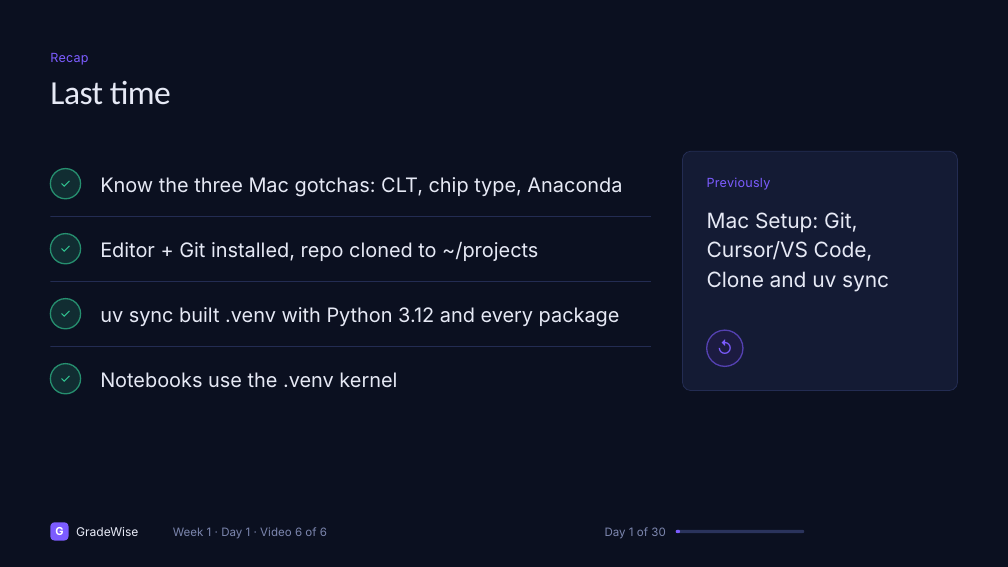
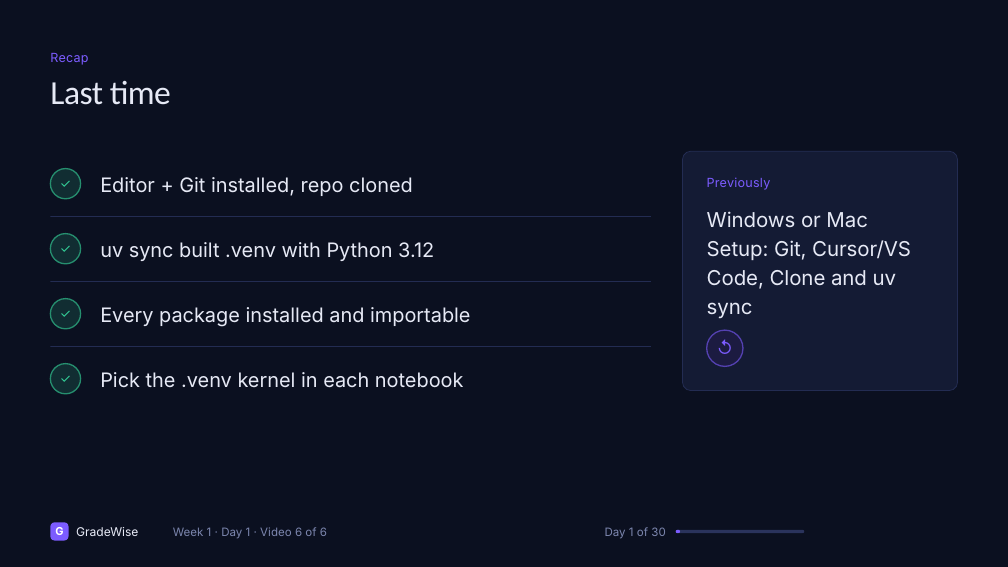
Before and after one commit to jainakshat15/agentic-rag-gradewise, a slide deck: slide 83 of slides/source/week_1.pptx (slide 81 before the commit). Drawn at 1008x567 pixels with LibreOffice and Linux fonts; fonts in the diff are those of the drawing. Boxes give left, top, right and bottom in pixels: in the first picture for what was removed or moved away, otherwise in the second. Text is boxed around its words. In the diff, an @@ line names an element or a change of style, - is before the commit and + after.

```diff
--- a/slides/source/week_1.pptx
+++ b/slides/source/week_1.pptx
@@ text at (x1=100, y1=177, x2=413, y2=196): text changed @@
-Know the three Mac gotchas: CLT, chip type, Anaconda
+Editor + Git installed, repo cloned
@@ text at (x1=707, y1=211, x2=911, y2=319): text changed; size 20 to 19.5 pt @@
-Mac Setup: Git, Cursor/VS Code, Clone and uv sync
+Windows or Mac Setup: Git, Cursor/VS Code, Clone and uv sync
@@ text at (x1=100, y1=242, x2=434, y2=261): text changed @@
-Editor + Git installed, repo cloned to ~/projects
+uv sync built .venv with Python 3.12
@@ text at (x1=100, y1=307, x2=471, y2=327): text changed @@
-uv sync built .venv with Python 3.12 and every package
+Every package installed and importable
@@ text at (x1=100, y1=372, x2=464, y2=388): text changed @@
-Notebooks use the .venv kernel
+Pick the .venv kernel in each notebook
```
Also in this commit, not shown: 18 other slides changed, 3 slides added, 1 slide removed, 7 other files.
